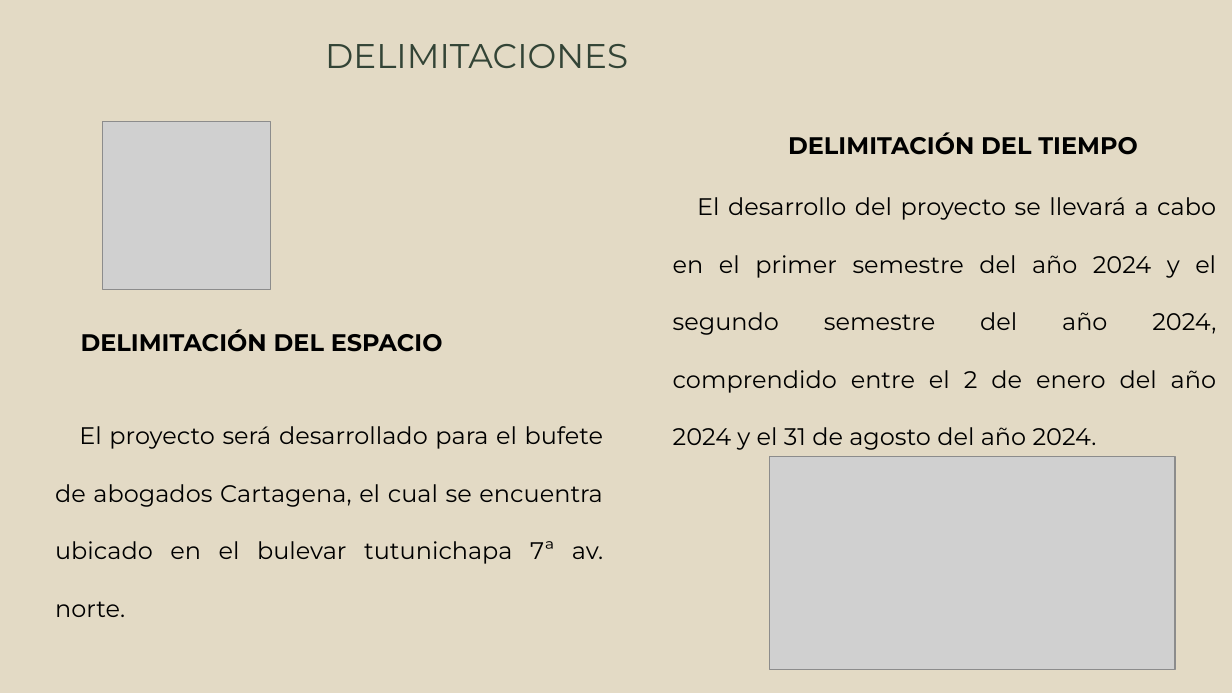
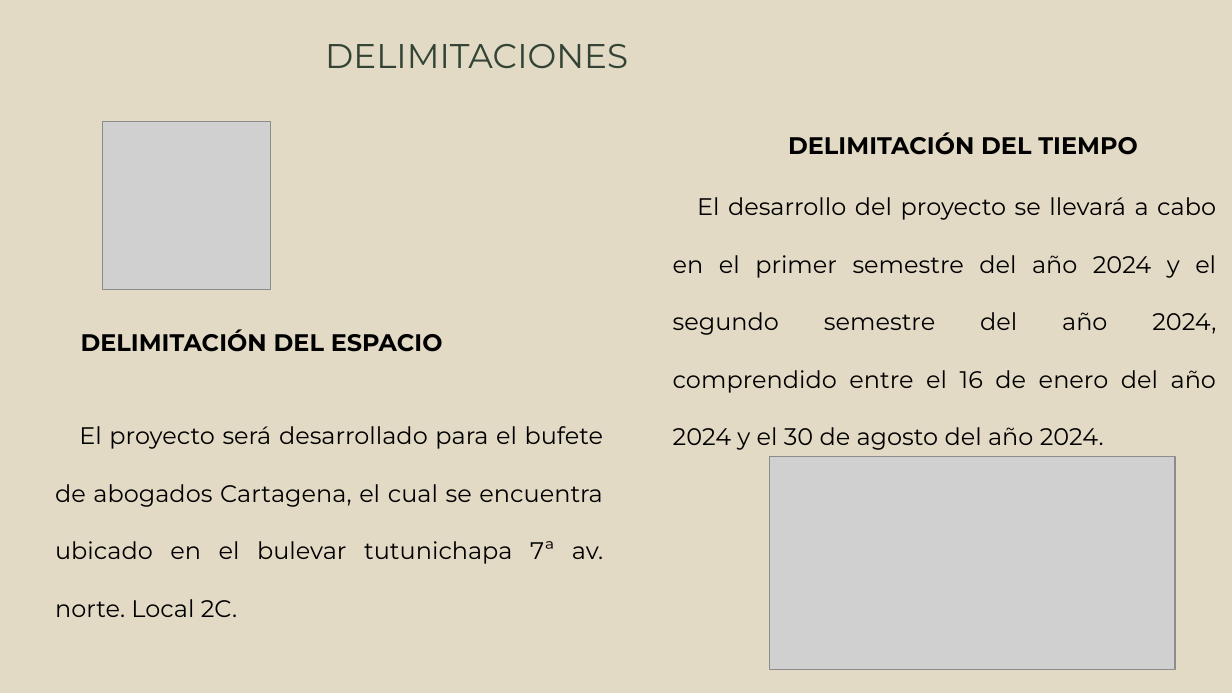
Before and after one commit to mo201801/trabajogrado, a slide deck: slide 11 of ocr-ppt.pptx (slide 12 before the commit). Drawn at 1232x693 pixels with LibreOffice and Linux fonts; fonts in the diff are those of the drawing; grey boxes stand for pictures. Boxes give left, top, right and bottom in pixels: in the first picture for what was removed or moved away, otherwise in the second. Text is boxed around its words. In the diff, an @@ line names an element or a change of style, - is before the commit and + after.

```diff
--- a/ocr-ppt.pptx
+++ b/ocr-ppt.pptx
@@ text at bbox=[673, 197, 1216, 450]: text changed @@
-El desarrollo del proyecto se llevará a cabo en el primer semestre del año 2024 y el segundo semestre del año 2024, comprendido entre el 2 de enero del año 2024 y el 31 de agosto del año 2024.
+El desarrollo del proyecto se llevará a cabo en el primer semestre del año 2024 y el segundo semestre del año 2024, comprendido entre el 16 de enero del año 2024 y el 30 de agosto del año 2024.
@@ text at bbox=[55, 426, 604, 617]: text changed @@
-El proyecto será desarrollado para el bufete de abogados Cartagena, el cual se encuentra ubicado en el bulevar tutunichapa 7ª av. norte.
+El proyecto será desarrollado para el bufete de abogados Cartagena, el cual se encuentra ubicado en el bulevar tutunichapa 7ª av. norte. Local 2C.
```
Also in this commit, not shown: 2 other slides changed, 1 slide removed, 1 other file.
